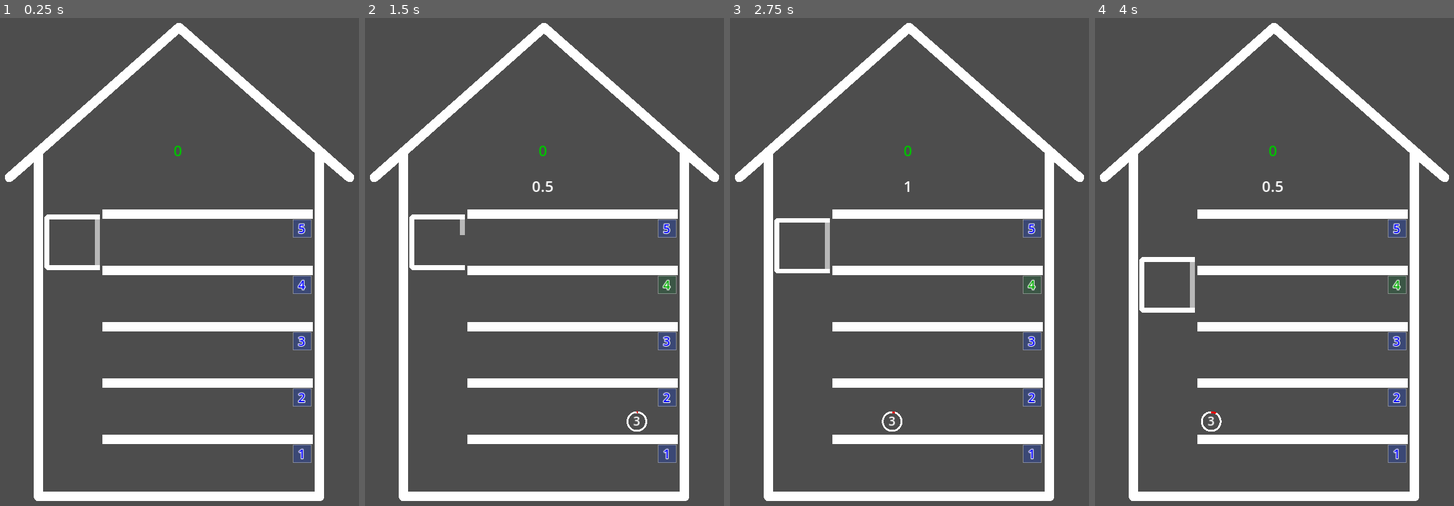
Above: before the commit, frames 1-4 (left to right).
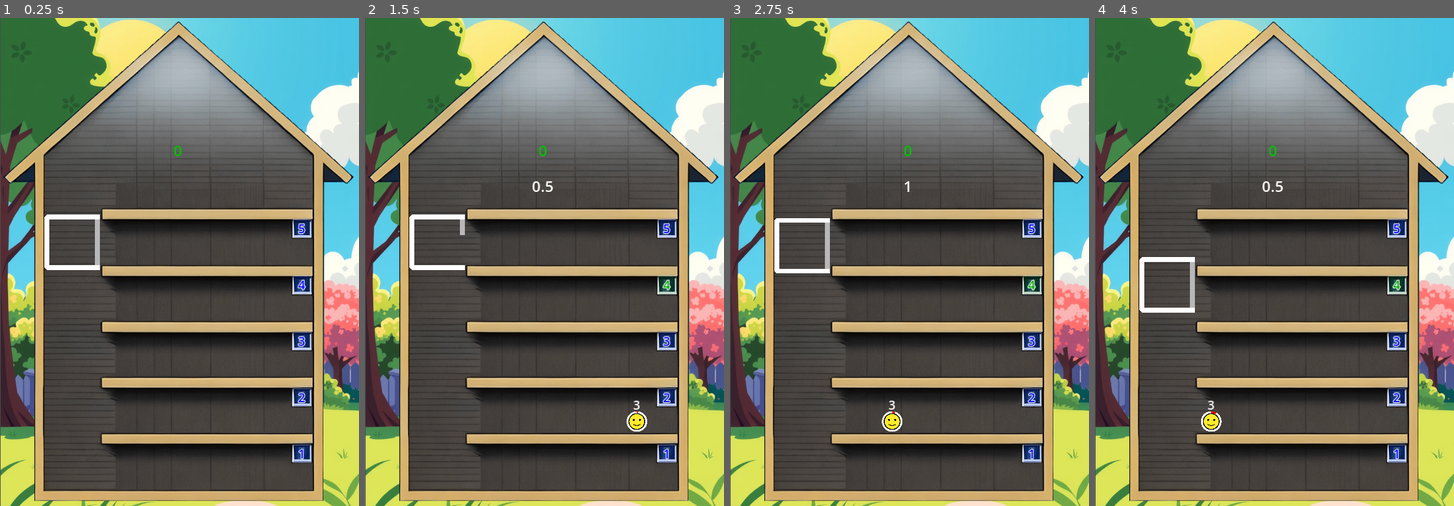
Above: after the commit, the same moments.

Repository: gilad905/elevator-boy
Game: Godot game, scene res://scenes/main.tscn
Two runs of this game, one before a commit and one after it. Both use one fixed random seed, a clock stepped at 60 frames per second and the inputs below.
Inputs:
- Up to frame 1 (0.25 s): no input
- Up to frame 2 (1.5 s): tap Enter at 0.5 s; hold Up (elevator_move_up) 0.53-1.28 s; tap Space (door_toggle) at 0.6 s; hold Down (elevator_move_down) from 1.28 s (still down); tap A (time_scale_decrease) at 1.35 s
- Up to frame 3 (2.75 s): release Down (elevator_move_down) at 2.03 s; hold Up (elevator_move_up) from 2.03 s (still down); hold Q (time_scale_increase) from 2.03 s (still down)
- Up to frame 4 (4 s): release Q (time_scale_increase) at 2.78 s; tap Space (door_toggle) at 2.85 s; release Up (elevator_move_up) at 3.53 s; hold Down (elevator_move_down) from 3.53 s (still down); hold A (time_scale_decrease) from 3.53 s (still down)

The runs differ from the first frame. In frame 1, 64% of the frame differs, in the area x 0-100%, y 0-100%; in frame 2, 64%; in frame 3, 64%; in frame 4, 64%.

Commit message:
background images; assets folder

Diff:
--- a/scenes/floor.tscn
+++ b/scenes/floor.tscn
@@ -14,6 +14,7 @@
 metadata/_edit_lock_ = true
 
 [node name="Line2D" type="Line2D" parent="."]
+visible = false
 points = PackedVector2Array(0, 7, 225, 7)
 
 [node name="Persons" type="Node2D" parent="."]
--- a/scenes/main.tscn
+++ b/scenes/main.tscn
@@ -1,9 +1,11 @@
-[gd_scene load_steps=10 format=3 uid="uid://b4x3k3rw7jlkp"]
+[gd_scene load_steps=12 format=3 uid="uid://b4x3k3rw7jlkp"]
 
 [ext_resource type="PackedScene" uid="uid://6ump4l8coktj" path="res://scenes/floor.tscn" id="1_ec1if"]
 [ext_resource type="Script" path="res://scripts/main.gd" id="1_u3v8c"]
+[ext_resource type="Texture2D" uid="uid://0e70v3qqp5ge" path="res://assets/background.png" id="2_3cdlf"]
 [ext_resource type="Script" path="res://scripts/floors.gd" id="2_pfc4s"]
 [ext_resource type="Script" path="res://scripts/door.gd" id="3_3jsbd"]
+[ext_resource type="Texture2D" uid="uid://bdsy4acv5yk4h" path="res://assets/building.png" id="3_27pvx"]
 [ext_resource type="Script" path="res://scripts/persons.gd" id="3_ag5il"]
 [ext_resource type="Script" path="res://scripts/elevator.gd" id="4_iffau"]
 [ext_resource type="Script" path="res://scripts/counter.gd" id="7_obsw0"]
@@ -16,6 +18,18 @@
 [node name="Main" type="Node2D"]
 script = ExtResource("1_u3v8c")
 metadata/test = SubResource("GDScript_pim70")
+metadata/_edit_lock_ = true
+
+[node name="Background" type="Sprite2D" parent="."]
+position = Vector2(195, 256)
+scale = Vector2(0.467241, 0.467241)
+texture = ExtResource("2_3cdlf")
+metadata/_edit_lock_ = true
+
+[node name="Building" type="Sprite2D" parent="Background"]
+position = Vector2(-17.1218, 8.56091)
+scale = Vector2(1.63334, 1.63334)
+texture = ExtResource("3_27pvx")
 metadata/_edit_lock_ = true
 
 [node name="Elevator" type="Area2D" parent="."]
@@ -73,7 +87,7 @@
 
 [node name="Persons" type="Node" parent="."]
 script = ExtResource("3_ag5il")
-timeout_sec = 30
+patience_sec = 30
 move_speed = 120.0
 
 [node name="PersonsTimer" type="Timer" parent="Persons"]
@@ -100,13 +114,6 @@
 offset_bottom = 153.0
 horizontal_alignment = 1
 
-[node name="Building" type="Line2D" parent="."]
-position = Vector2(10, 10)
-points = PackedVector2Array(31, 500, 331, 500, 331, 133, 363, 160, 181, 0, 0, 160, 31, 133)
-closed = true
-joint_mode = 2
-metadata/_edit_lock_ = true
-
 [node name="ElevatorEnterTimer" type="Timer" parent="."]
 wait_time = 0.5
 
--- a/scenes/person.tscn
+++ b/scenes/person.tscn
@@ -1,15 +1,75 @@
-[gd_scene load_steps=2 format=3 uid="uid://cvr2vq3jarlk6"]
+[gd_scene load_steps=8 format=3 uid="uid://cvr2vq3jarlk6"]
 
 [ext_resource type="Script" path="res://scripts/person.gd" id="1_x0uka"]
+[ext_resource type="Texture2D" uid="uid://dm2w75s1gyqvb" path="res://assets/1F642_color.png" id="2_sfuh0"]
+[ext_resource type="Texture2D" uid="uid://cf6d5oxs15xg8" path="res://assets/1F610_color.png" id="3_hhaao"]
+[ext_resource type="Texture2D" uid="uid://v7h2rd62tu3c" path="res://assets/1F928_color.png" id="4_g0sk8"]
+[ext_resource type="Texture2D" uid="uid://b2m2ark0wrnow" path="res://assets/1F621_color.png" id="5_tyhg7"]
+[ext_resource type="Texture2D" uid="uid://r42c0vey6m6f" path="res://assets/1F60D_color.png" id="6_b3qbw"]
+
+[sub_resource type="SpriteFrames" id="SpriteFrames_dj0us"]
+animations = [{
+"frames": [{
+"duration": 1.0,
+"texture": ExtResource("3_hhaao")
+}],
+"loop": true,
+"name": &"angry_1",
+"speed": 5.0
+}, {
+"frames": [{
+"duration": 1.0,
+"texture": ExtResource("4_g0sk8")
+}],
+"loop": true,
+"name": &"angry_2",
+"speed": 5.0
+}, {
+"frames": [{
+"duration": 1.0,
+"texture": ExtResource("5_tyhg7")
+}],
+"loop": true,
+"name": &"angry_3",
+"speed": 5.0
+}, {
+"frames": [{
+"duration": 1.0,
+"texture": ExtResource("6_b3qbw")
+}],
+"loop": true,
+"name": &"happy",
+"speed": 5.0
+}, {
+"frames": [{
+"duration": 1.0,
+"texture": ExtResource("2_sfuh0")
+}],
+"loop": true,
+"name": &"smile",
+"speed": 5.0
+}]
 
 [node name="Person" type="Area2D"]
 monitoring = false
 monitorable = false
 script = ExtResource("1_x0uka")
+metadata/_edit_lock_ = true
 
 [node name="Label" type="Label" parent="."]
+offset_top = -17.0
 offset_right = 20.0
-offset_bottom = 23.0
+offset_bottom = 6.0
 theme_override_font_sizes/font_size = 13
 text = "1"
 horizontal_alignment = 1
+metadata/_edit_lock_ = true
+
+[node name="Face" type="AnimatedSprite2D" parent="."]
+position = Vector2(-3, -3)
+scale = Vector2(0.0420046, 0.0420046)
+sprite_frames = SubResource("SpriteFrames_dj0us")
+animation = &"smile"
+speed_scale = 0.0
+centered = false
+metadata/_edit_lock_ = true
--- a/scripts/class_room.gd
+++ b/scripts/class_room.gd
@@ -3,7 +3,7 @@
 var person_limit: int = 0
 
 func add_person(person) -> void:
-	person.timeout_reached.connect(_on_person_timeout_reached)
+	person.patience_ended.connect(_on_person_patience_ended)
 	update_person_position(person)
 
 func get_person_position(_i: int) -> Vector2:
@@ -21,5 +21,5 @@
 func has_room() -> bool:
 	return $Persons.get_child_count() < person_limit
 
-func _on_person_timeout_reached(_person: Node2D) -> void:
+func _on_person_patience_ended(_person: Node2D) -> void:
 	pass
--- a/scripts/elevator.gd
+++ b/scripts/elevator.gd
@@ -65,7 +65,7 @@
 			was_removed = true
 			$Persons.remove_child(person)
 			person.queue_free()
-			if not person.is_timeout_reached:
+			if not person.is_patience_ended:
 				get_node("/root/Main/Labels/Counter").increment()
 	if was_removed:
 		update_person_positions()
--- a/scripts/floor.gd
+++ b/scripts/floor.gd
@@ -35,7 +35,7 @@
 func enter_elevator_next():
 	var person = $Persons.get_child(0)
 	if person and not person.is_moving and elevator.has_room():
-		person.timeout_reached.disconnect(_on_person_timeout_reached)
+		person.patience_ended.disconnect(_on_person_patience_ended)
 		person.reparent(elevator.get_node("Persons"))
 		elevator.add_person(person)
 		update_person_positions()
@@ -46,7 +46,7 @@
 	$FloorNum.add_theme_color_override("font_color", forground)
 	$FloorNum.add_theme_stylebox_override("normal", stylebox)
 
-func _on_person_timeout_reached(person: Node2D) -> void:
+func _on_person_patience_ended(person: Node2D) -> void:
 	$Persons.remove_child(person)
 	person.queue_free()
 	update_person_positions()
--- a/scripts/person.gd
+++ b/scripts/person.gd
@@ -1,37 +1,38 @@
 extends Area2D
 
-signal timeout_reached(person: Node2D)
+signal patience_ended(person: Node2D)
 
 var dest: int = -1
 var is_moving: bool = false
-var is_timeout_reached: bool = false
-var timeout_tween: Tween
+var is_patience_ended: bool = false
+var patience_tween: Tween
 var speed: float
 
 var radius = Global.person_radius
-var circle_center = Vector2(radius, radius)
+var circle_center = Vector2.ONE * radius
 var zero_angle: float = PI * -0.5
 var full_angle: float = PI * 1.5
+# var angle_third: float = (full_angle - zero_angle) / 3
 var current_angle: float = 0
 
 func _ready() -> void:
 	speed = get_node("/root/Main/Persons").move_speed
-	init_timeout_tween()
+	start_patience_tween()
 
 func _draw() -> void:
 	draw_circle(circle_center, radius, Color.WHITE, false, 2)
 	draw_arc(circle_center, radius, zero_angle, current_angle, 64, Color.RED, 2)
 
-func init_timeout_tween() -> void:
-	var timeout_sec = get_node("/root/Main/Persons").timeout_sec
-	timeout_tween = create_tween()
-	timeout_tween.tween_method(redraw_timeout, zero_angle, full_angle, timeout_sec)
-	timeout_tween.tween_callback(_on_timeout_reached)
+func start_patience_tween() -> void:
+	var patience_sec = get_node("/root/Main/Persons").patience_sec
+	patience_tween = create_tween()
+	patience_tween.tween_method(redraw_patience, zero_angle, full_angle, patience_sec)
+	patience_tween.tween_callback(_on_patience_ended)
 
-# func add_to_timeout(secs: float):
-# 	timeout_tween
+# func add_to_patience(secs: float):
+# 	patience_tween
 
-func redraw_timeout(angle: float) -> void:
+func redraw_patience(angle: float) -> void:
 	current_angle = angle
 	queue_redraw()
 
@@ -47,6 +48,6 @@
 	dest = _dest
 	$Label.text = str(_dest)
 
-func _on_timeout_reached() -> void:
-	is_timeout_reached = true
-	timeout_reached.emit(self)
+func _on_patience_ended() -> void:
+	is_patience_ended = true
+	patience_ended.emit(self)
--- a/scripts/persons.gd
+++ b/scripts/persons.gd
@@ -1,6 +1,6 @@
 extends Node
 
-@export var timeout_sec: int
+@export var patience_sec: int
 @export var move_speed: float
 
 var person_scene
Binary file added: assets/1F60D_color.png
Not shown, added: assets/1F60D_color.png.import
Binary file added: assets/1F610_color.png
Not shown, added: assets/1F610_color.png.import
Binary file added: assets/1F621_color.png
Not shown, added: assets/1F621_color.png.import
Binary file added: assets/1F642_color.png
Not shown, added: assets/1F642_color.png.import
Binary file added: assets/1F928_color.png
Not shown, added: assets/1F928_color.png.import
Binary file added: assets/background.png
Not shown, added: assets/background.png.import
(and 3 more such lines)
